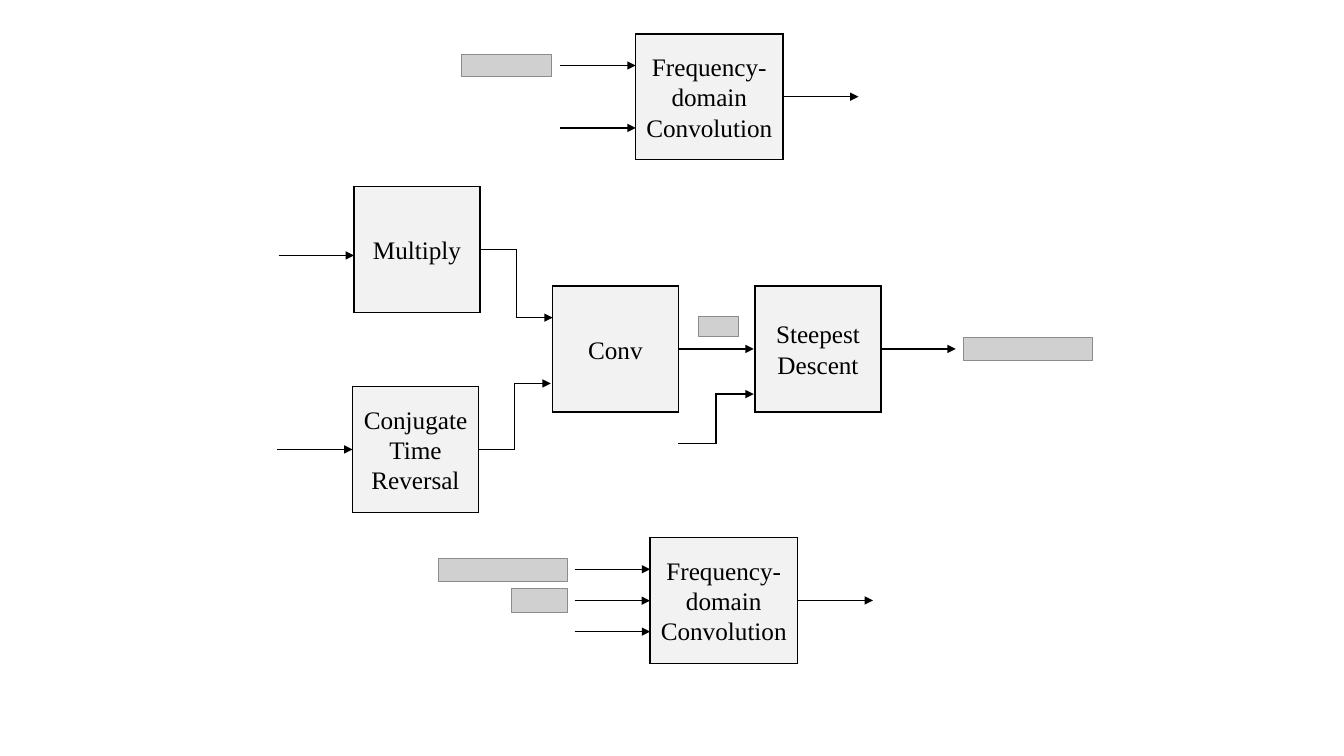
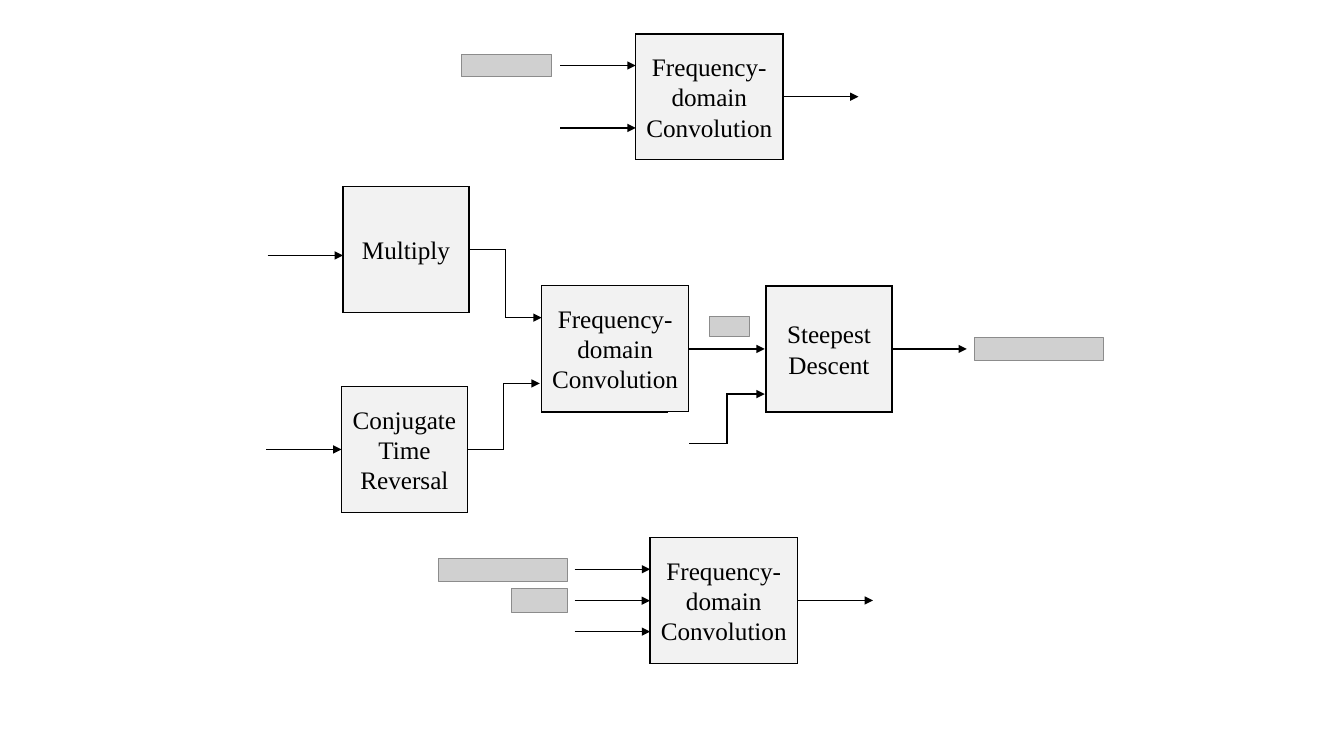
Before and after one commit to jravert88/Thesis, a slide deck: slide 7 of figures/eq_GPUimplementation/GPUimpPower.pptx. Drawn at 1344x756 pixels with LibreOffice and Linux fonts; fonts in the diff are those of the drawing; grey boxes stand for pictures; background and template pictures are left out. Boxes give left, top, right and bottom in pixels: in the first picture for what was removed or moved away, otherwise in the second. Text is boxed around its words. In the diff, an @@ line names an element or a change of style, - is before the commit and + after.

```diff
--- a/figures/eq_GPUimplementation/GPUimpPower.pptx
+++ b/figures/eq_GPUimplementation/GPUimpPower.pptx
@@ rectangle added at [541, 285, 689, 411], fill #F2F2F2, outline #000000 1 pt, 18 pt, text #000000 @@
+Frequency-domain Convolution
@@ 3 rectangles, 2 arrows, 2 elbow arrows: place and size @@
-3 rectangles, 2 arrows, 2 elbow arrows at [277, 187, 679, 512]
+3 rectangles, 2 arrows, 2 elbow arrows at [266, 187, 667, 512]
@@ 2 pictures, 2 arrows, 1 rectangle, 1 elbow arrow: place and size @@
-2 pictures, 2 arrows, 1 rectangle, 1 elbow arrow at [679, 286, 1092, 444]
+2 pictures, 2 arrows, 1 rectangle, 1 elbow arrow at [690, 286, 1103, 444]
```
Also in this commit, not shown: 2 other slides changed, 25 other files.
